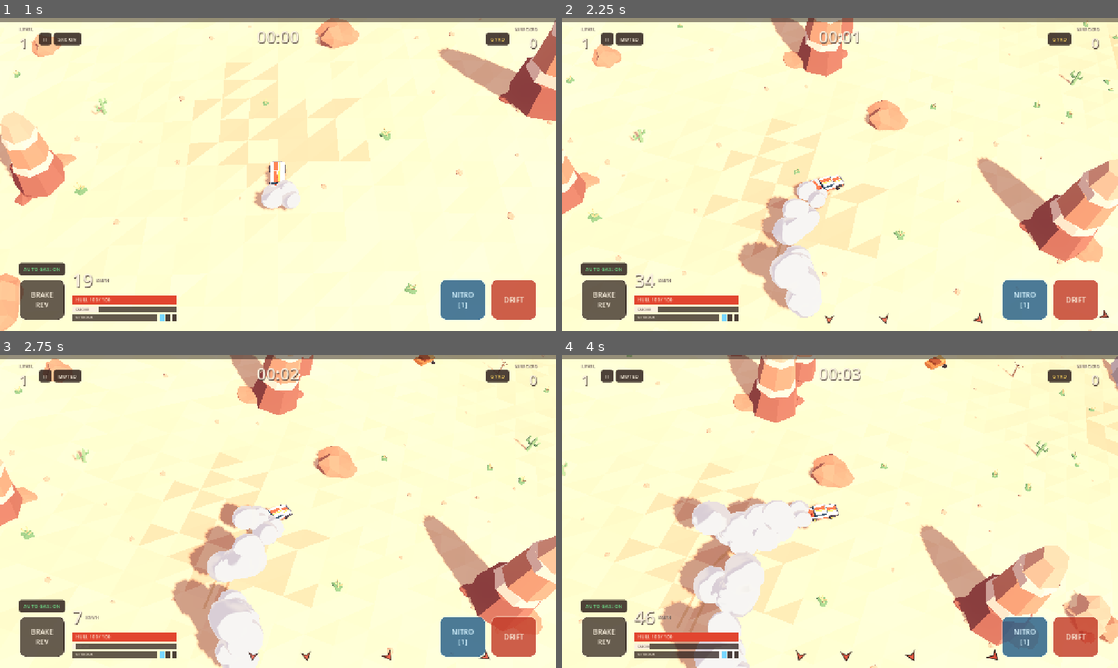
Above: before the commit, frames 1-4 (two rows, left to right).
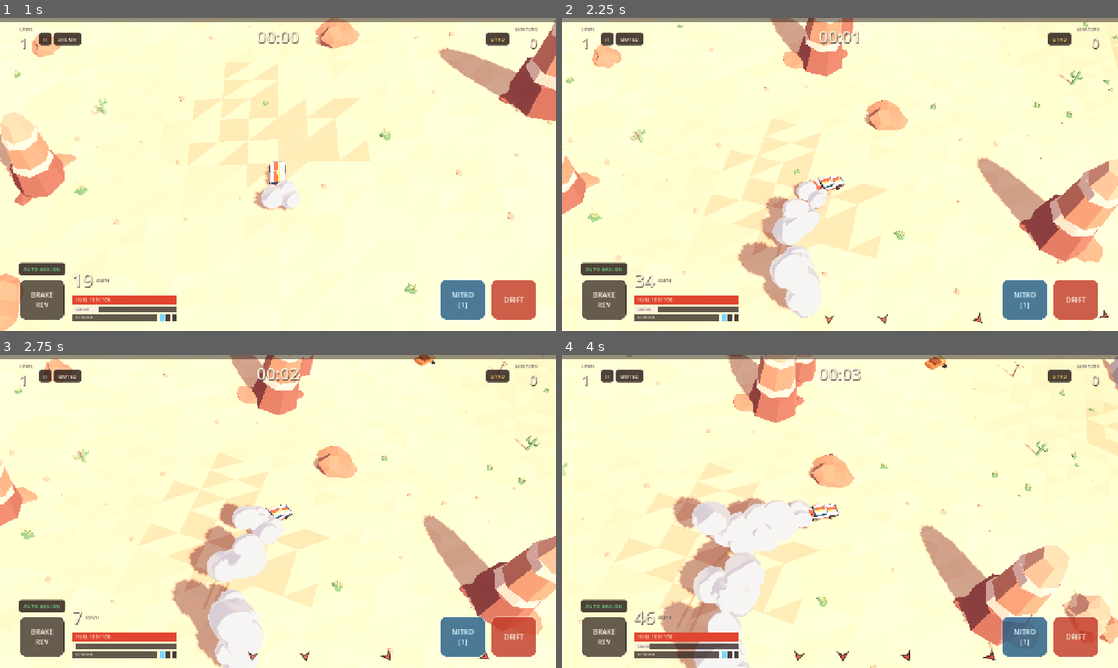
Above: after the commit, the same moments.

Repository: chikcne/driftguy
Game: Godot game, scene res://scenes/main.tscn
The game is run twice, just before and just after one commit, with the same random seed, the same clock (stepped at 60 frames per second) and the same inputs.
Inputs (mouse positions are in pixels of both pictures, inside the frame that each line leads up to):
- Up to frame 1 (1 s): click "TAP OR PRESS ENTER TO DRIVE" at 0.5 s
- Up to frame 2 (2.25 s): tap Enter at 1.25 s; move the mouse to (962, 158) at 1.27 s; hold D 1.28-2.03 s; tap M at 1.35 s; tap Space at 1.52 s; move the mouse to (728, 190) at 2.02 s; hold S from 2.03 s (still down); tap R at 2.1 s
- Up to frame 3 (2.75 s): keep holding S; tap Space at 2.27 s
- Up to frame 4 (4 s): move the mouse to (895, 442) at 2.77 s; release S at 2.78 s; hold D 2.78-3.53 s; tap Enter at 2.85 s; move the mouse to (812, 574) at 3.52 s; hold W from 3.53 s (still down); tap Keypad Enter at 3.6 s; tap Space at 3.77 s

Frame 1 is identical in both runs. In frame 2, less than 0.1% of the frame differs, in the area x 47-98%, y 94-98%; in frame 3, less than 0.1%; in frame 4, 0.3%, in the area x 25-79%, y 46-99%.

Commit message:
Replace biker flails with fixed spiked-bat swings

Diff:
--- a/godot-proto/scripts/enemies.gd
+++ b/godot-proto/scripts/enemies.gd
@@ -30,11 +30,11 @@
 const AI_CHARGE := 1
 const AI_RECOVER := 2
 
-# Biker flail states
-const FLAIL_IDLE := 0
-const FLAIL_WINDUP := 1
-const FLAIL_STRIKE := 2
-const FLAIL_FOLLOW := 3
+# Biker bat states
+const BAT_IDLE := 0
+const BAT_WINDUP := 1
+const BAT_SWING := 2
+const BAT_FOLLOW := 3
 
 # Player OBB & momentum collision tuning
 const PLAYER_HALF_LENGTH := 2.15
@@ -48,17 +48,18 @@
 const FACE_VULN_REAR := 1.15
 const BIKE_LETHAL_CRASH_SPEED := 9.0
 
-# Biker swoop & flail tuning
-const FLAIL_WINDUP_SECONDS := 0.45
-const FLAIL_MIN_WINDUP := 0.24
-const FLAIL_STRIKE_SECONDS := 0.22
-const FLAIL_FOLLOW_SECONDS := 0.25
-const FLAIL_COOLDOWN_SECONDS := 1.8
-const FLAIL_TRIGGER_DIST := 8.5
-const FLAIL_REACH := 3.4
-const FLAIL_PASS_OFFSET := 2.65
-const FLAIL_DAMAGE := 6.5
-const FLAIL_SPIN_SPEED := 19.0
+# Biker swoop & fixed spiked-bat swing tuning
+const BAT_WINDUP_SECONDS := 0.34
+const BAT_SWING_SECONDS := 0.22
+const BAT_FOLLOW_SECONDS := 0.26
+const BAT_COOLDOWN_SECONDS := 1.65
+const BAT_TRIGGER_LATERAL := 3.6
+const BAT_TRIGGER_ALONG_MIN := -5.5
+const BAT_TRIGGER_ALONG_MAX := 1.2
+const BAT_PASS_OFFSET := 2.35
+const BAT_SWING_REACH := 1.75
+const BAT_HIT_RADIUS := 0.85
+const BAT_DAMAGE := 6.5
 const BLAST_KNOCK := 11.0
 const KNOCK_FADE := 5.0
 const BLIND_RISE := 4.0
@@ -208,12 +209,11 @@
 	var ai_state: int = AI_SETUP
 	var ai_timer: float = 0.0
 	var ai_side: float = 1.0
-	var flail_state: int = FLAIL_IDLE
-	var flail_timer: float = 0.0
-	var flail_cooldown: float = 0.0
-	var flail_phase: float = 0.0
-	var flail_side: float = 1.0
-	var flail_hit_done: bool = false
+	var bat_state: int = BAT_IDLE
+	var bat_timer: float = 0.0
+	var bat_cooldown: float = 0.0
+	var bat_side: float = 1.0
+	var bat_hit_done: bool = false
 
 
 class Threat:
@@ -526,7 +526,7 @@
 var _batches: Dictionary = {} # String -> SimMath.InstanceBatch
 var _riders: SimMath.InstanceBatch
 var _arms: SimMath.InstanceBatch
-var _flails: SimMath.InstanceBatch
+var _bats: SimMath.InstanceBatch
 var _sample := SmokeSystem.SmokeSample.new()
 var _contact := World.Contact.new()
 var _shove := LooseSystem.ShoveResult.new()
@@ -537,7 +537,7 @@
 	# Positional args: kind, radius, hp, speed, accel, turn, grip, damage, scrap, half_length, half_width, mass, sway, wreck_seconds, wreck_spin,
 	#                  front_armor, side_armor, rear_armor, front_bonus, side_bonus, rear_bonus, ram_arc
 	specs = {
-		"bike": EnemySpec.new("bike", 0.95, 8.0, 30.0, 16.0, 2.8, 3.6, FLAIL_DAMAGE, 1.0, 0.9, 0.4, 0.2, 1.0, 0.9, 4.5, 0.0, 0.0, 0.0, 0.0, 0.0, 0.0, 11.0),
+		"bike": EnemySpec.new("bike", 0.95, 8.0, 30.0, 16.0, 2.8, 3.6, BAT_DAMAGE, 1.0, 0.9, 0.4, 0.2, 1.0, 0.9, 4.5, 0.0, 0.0, 0.0, 0.0, 0.0, 0.0, 11.0),
 		"buggy": EnemySpec.new("buggy", 1.55, 26.0, 26.0, 12.0, 2.1, 2.6, 7.0, 2.0, 1.5, 0.95, 0.6, 0.85, 1.25, 4.6, 18.0, 0.0, 0.0, 10.0, 0.0, 0.0, 14.0),
 		"truck": EnemySpec.new("truck", 2.4, 110.0, 19.0, 7.0, 1.2, 2.0, 18.0, 7.0, 2.8, 1.2, 1.5, 0.5, 1.6, 2.4, 28.0, 6.0, 0.0, 16.0, 2.0, 0.0, 22.0),
 		"interceptor": EnemySpec.new("interceptor", 1.7, 60.0, 35.0, 15.0, 1.9, 2.2, 14.0, 4.0, 2.2, 1.0, 0.9, 0.75, 1.35, 4.0, 20.0, 0.0, 0.0, 14.0, 0.0, 0.0, 16.0),
@@ -563,7 +563,7 @@
 	var rider_models := Models.build_rider_models()
 	_riders = SimMath.InstanceBatch.new(self, rider_models["body"], enemy_mat, MAX_ENEMIES, false, true, "EnemyRiders")
 	_arms = SimMath.InstanceBatch.new(self, rider_models["arm"], enemy_mat, MAX_ENEMIES * 2, false, true, "EnemyRiderArms")
-	_flails = SimMath.InstanceBatch.new(self, rider_models["flail"], enemy_mat, MAX_ENEMIES, false, true, "EnemyRiderFlails")
+	_bats = SimMath.InstanceBatch.new(self, rider_models["bat"], enemy_mat, MAX_ENEMIES, false, true, "EnemyRiderBats")
 
 
 func clear() -> void:
@@ -603,7 +603,7 @@
 	e.dust_timer = randf() * DUST_INTERVAL
 	e.flank = SimMath.rand_signed(1.0)
 	e.ai_side = -1.0 if randf() < 0.5 else 1.0
-	e.flail_side = e.ai_side
+	e.bat_side = -e.ai_side
 	e.sway_phase = randf() * TAU
 	e.sway_rate = randf_range(SWAY_RATE_MIN, SWAY_RATE_MAX)
 	active.append(e)
@@ -721,7 +721,7 @@
 		world.shove(enemy, spec.radius, spec.mass, _shove)
 		_collide_with_car(enemy, car, stats, damage_scale, on_player_hit, on_bump, false)
 		if spec.kind == "bike":
-			_update_biker_flail(enemy, dt, car, stats, damage_scale, on_player_hit, on_bump)
+			_update_biker_bat(enemy, dt, car, stats, damage_scale, on_player_hit, on_bump)
 
 		enemy.dust_timer -= dt
 		if enemy.dust_timer <= 0.0:
@@ -887,7 +887,7 @@
 		batch.begin()
 	_riders.begin()
 	_arms.begin()
-	_flails.begin()
+	_bats.begin()
 	for enemy in active:
 		_draw_enemy(enemy, time_s)
 	for enemy in wrecks:
@@ -896,7 +896,7 @@
 		batch.commit()
 	_riders.commit()
 	_arms.commit()
-	_flails.commit()
+	_bats.commit()
 
 
 func _draw_enemy(enemy: Enemy, time_s: float) -> void:
@@ -921,9 +921,21 @@
 	var seat_yaw := sin(wiggle * 0.73) * RIDER_WIGGLE_YAW * blind
 	var seat_pitch := RIDER_RECOIL * blind
 	var seat_roll := sin(wiggle) * RIDER_WIGGLE_ROLL * blind
-	if enemy.flail_state == FLAIL_STRIKE and blind < 0.45:
-		seat_yaw += enemy.flail_side * 0.35
-		seat_roll += enemy.flail_side * 0.18
+
+	var weapon_side := enemy.bat_side
+	if blind < 0.45:
+		match enemy.bat_state:
+			BAT_WINDUP:
+				var u := SimMath.smoothstep_f(0.0, 1.0, 1.0 - clampf(enemy.bat_timer / BAT_WINDUP_SECONDS, 0.0, 1.0))
+				seat_yaw -= weapon_side * 0.28 * u
+			BAT_SWING:
+				var s := SimMath.smoothstep_f(0.0, 1.0, 1.0 - clampf(enemy.bat_timer / BAT_SWING_SECONDS, 0.0, 1.0))
+				seat_yaw += weapon_side * lerpf(-0.28, 0.38, s)
+				seat_roll += weapon_side * sin(s * PI) * 0.2
+			BAT_FOLLOW:
+				var f := clampf(enemy.bat_timer / BAT_FOLLOW_SECONDS, 0.0, 1.0)
+				seat_yaw += weapon_side * 0.38 * f
+
 	var seat := _riders.push_under(
 		mount,
 		Models.RIDER_SEAT.x, Models.RIDER_SEAT.y, Models.RIDER_SEAT.z,
@@ -931,33 +943,48 @@
 		1.0, 1.0, 1.0,
 	)
 
-	var weapon_side := enemy.flail_side
 	for side: float in [-1.0, 1.0]:
 		var arm_yaw := side * lerpf(ARM_GRIP_YAW, ARM_COVER_YAW, blind)
 		var arm_pitch := lerpf(ARM_GRIP_PITCH, ARM_COVER_PITCH, blind) + (sin(wiggle * 1.7 + side) * ARM_RUB - side * 0.07) * blind
 		var arm_len := lerpf(ARM_GRIP_LENGTH, ARM_COVER_LENGTH, blind)
 		var is_weapon_arm := (side * weapon_side > 0.0) and blind < 0.45
 
-		if is_weapon_arm and enemy.flail_state != FLAIL_IDLE:
-			match enemy.flail_state:
-				FLAIL_WINDUP:
-					# Raise arm overhead while whirling the flail
-					arm_yaw = side * 0.35
-					arm_pitch = -1.35
+		var bat_yaw := side * 0.15
+		var bat_pitch := -0.95
+
+		if is_weapon_arm:
+			match enemy.bat_state:
+				BAT_IDLE:
+					# Casual ready carry off the grip, bat angled up-back over shoulder
+					arm_yaw = side * 0.55
+					arm_pitch = 0.25
+					arm_len = 1.0
+					bat_yaw = side * 0.15
+					bat_pitch = -0.95
+				BAT_WINDUP:
+					# Fixed wind-up: cock arm and bat back behind the shoulder
+					var u := SimMath.smoothstep_f(0.0, 1.0, 1.0 - clampf(enemy.bat_timer / BAT_WINDUP_SECONDS, 0.0, 1.0))
+					arm_yaw = side * lerpf(0.55, 2.25, u)
+					arm_pitch = lerpf(0.25, -0.30, u)
 					arm_len = 1.05
-				FLAIL_STRIKE:
-					# Whip arm outward toward the player car
-					var t := 1.0 - clampf(enemy.flail_timer / FLAIL_STRIKE_SECONDS, 0.0, 1.0)
-					var swing := sin(t * PI)
-					arm_yaw = side * lerpf(0.5, 1.55, swing)
-					arm_pitch = lerpf(-0.9, 0.2, swing)
+					bat_yaw = side * lerpf(0.15, 0.45, u)
+					bat_pitch = lerpf(-0.95, -0.20, u)
+				BAT_SWING:
+					# Fixed horizontal baseball-bat swing arc from rear-side to front-side
+					var s := SimMath.smoothstep_f(0.0, 1.0, 1.0 - clampf(enemy.bat_timer / BAT_SWING_SECONDS, 0.0, 1.0))
+					arm_yaw = side * lerpf(2.25, 0.30, s)
+					arm_pitch = lerpf(-0.25, 0.12, s)
 					arm_len = 1.15
-				FLAIL_FOLLOW:
-					# Recover back toward handlebar grip
-					var t := clampf(enemy.flail_timer / FLAIL_FOLLOW_SECONDS, 0.0, 1.0)
-					arm_yaw = side * lerpf(ARM_GRIP_YAW, 0.9, t)
-					arm_pitch = lerpf(ARM_GRIP_PITCH, 0.1, t)
-					arm_len = lerpf(ARM_GRIP_LENGTH, 1.05, t)
+					bat_yaw = side * lerpf(0.45, -0.25, s)
+					bat_pitch = 0.05
+				BAT_FOLLOW:
+					# Smooth follow-through returning to ready carry
+					var f := clampf(enemy.bat_timer / BAT_FOLLOW_SECONDS, 0.0, 1.0)
+					arm_yaw = side * lerpf(0.55, 0.30, f)
+					arm_pitch = lerpf(0.25, 0.12, f)
+					arm_len = lerpf(1.0, 1.15, f)
+					bat_yaw = side * lerpf(0.15, -0.25, f)
+					bat_pitch = lerpf(-0.95, 0.05, f)
 
 		var arm_xform := _arms.push_under(
 			seat,
@@ -967,30 +994,11 @@
 		)
 
 		if side * weapon_side > 0.0:
-			var flail_yaw := 0.0
-			var flail_pitch := 0.0
-			var flail_roll := 0.0
-			var flail_scale := 1.0
-			if blind >= 0.45 or enemy.flail_state == FLAIL_IDLE:
-				# Stowed / trailing loosely at the rider's side
-				flail_yaw = side * 0.6
-				flail_pitch = 1.15
-				flail_scale = 0.85
-			elif enemy.flail_state == FLAIL_WINDUP:
-				# Spin rapidly overhead in a wide circle
-				flail_yaw = enemy.flail_phase * side
-				flail_pitch = 1.35
-				flail_roll = 0.0
-			elif enemy.flail_state == FLAIL_STRIKE:
-				# Extended straight out from the whipping arm
-				flail_yaw = 0.0
-				flail_pitch = 0.0
-				flail_scale = 1.15
-			else:
-				# Follow-through droop
-				flail_yaw = side * 0.3
-				flail_pitch = 0.7
-			_flails.push_under(arm_xform, 0.0, 0.0, 0.72, flail_yaw, flail_pitch, flail_roll, flail_scale, flail_scale, flail_scale)
+			var bat_scale := 0.85 if blind >= 0.45 else 1.05
+			if blind >= 0.45:
+				bat_yaw = side * 0.4
+				bat_pitch = 0.9
+			_bats.push_under(arm_xform, 0.0, 0.0, 0.72, bat_yaw, bat_pitch, 0.0, bat_scale, bat_scale, bat_scale)
 
 
 func _draw_wreck(enemy: Enemy, time_s: float) -> void:
@@ -1117,20 +1125,21 @@
 		AI_SETUP:
 			if absf(across) > 2.5:
 				enemy.ai_side = signf(across)
-			# Approach from behind/beside the player's flank to set up a drive-by swoop
-			target_x = pred_x + prx * (enemy.ai_side * 7.5) - pfx * 4.5
-			target_z = pred_z + prz * (enemy.ai_side * 7.5) - pfz * 4.5
-			if distance < 14.5 or enemy.ai_timer > 3.5:
+			# Stage behind and offset from the player's flank so the biker enters parallel for a bat pass
+			target_x = pred_x + prx * (enemy.ai_side * 6.5) - pfx * 6.5
+			target_z = pred_z + prz * (enemy.ai_side * 6.5) - pfz * 6.5
+			if (distance < 13.5 and along < 1.0) or enemy.ai_timer > 3.5:
 				enemy.ai_state = AI_CHARGE
 				enemy.ai_timer = 0.0
 
 		AI_CHARGE:
-			# Swoop parallel past the player's flank at flail reach without ramming into the body
-			var pass_dist := FLAIL_PASS_OFFSET + PLAYER_HALF_WIDTH * 0.3
-			target_x = pred_x + prx * (enemy.ai_side * pass_dist) + pfx * 6.5
-			target_z = pred_z + prz * (enemy.ai_side * pass_dist) + pfz * 6.5
-			speed_mult = 1.08
-			if along > 5.5 or enemy.ai_timer > 2.6:
+			# Line up tightly parallel to the player's flank so the fixed bat swing sweeps the car door
+			target_x = pred_x + prx * (enemy.ai_side * BAT_PASS_OFFSET) + pfx * 5.5
+			target_z = pred_z + prz * (enemy.ai_side * BAT_PASS_OFFSET) + pfz * 5.5
+			# Pace slightly faster than the player during the pass so the swing lands cleanly
+			var desired_spd := maxf(spec.speed * 0.85, car.speed + 6.0)
+			speed_mult = clampf(desired_spd / spec.speed, 0.75, 1.12)
+			if along > 5.0 or enemy.ai_timer > 2.8:
 				enemy.ai_state = AI_RECOVER
 				enemy.ai_timer = 0.0
 
@@ -1195,7 +1204,7 @@
 	return sqrt(df * df + dr * dr)
 
 
-func _update_biker_flail(
+func _update_biker_bat(
 	enemy: Enemy,
 	dt: float,
 	car: CarBody,
@@ -1204,62 +1213,77 @@
 	on_player_hit: Callable,
 	on_bump: Callable,
 ) -> void:
-	enemy.flail_cooldown = maxf(0.0, enemy.flail_cooldown - dt)
+	enemy.bat_cooldown = maxf(0.0, enemy.bat_cooldown - dt)
 	if enemy.blind >= 0.45:
-		enemy.flail_state = FLAIL_IDLE
-		enemy.flail_timer = 0.0
+		enemy.bat_state = BAT_IDLE
+		enemy.bat_timer = 0.0
 		return
 
 	var bfx := sin(enemy.heading)
 	var bfz := cos(enemy.heading)
 	var brx := bfz
 	var brz := -bfx
-	var to_car_x := car.x - enemy.x
-	var to_car_z := car.z - enemy.z
-	var side_dot := to_car_x * brx + to_car_z * brz
-	if absf(side_dot) > 0.25 and enemy.flail_state != FLAIL_STRIKE:
-		enemy.flail_side = signf(side_dot)
-
-	var surface_dist := _dist_to_player_obb(enemy.x, enemy.z, car, stats)
-
-	match enemy.flail_state:
-		FLAIL_IDLE:
-			if enemy.flail_cooldown <= 0.0 and surface_dist <= FLAIL_TRIGGER_DIST and enemy.ai_state != AI_RECOVER:
-				enemy.flail_state = FLAIL_WINDUP
-				enemy.flail_timer = FLAIL_WINDUP_SECONDS
-				enemy.flail_phase = 0.0
-				enemy.flail_hit_done = false
-
-		FLAIL_WINDUP:
-			enemy.flail_timer -= dt
-			enemy.flail_phase += FLAIL_SPIN_SPEED * dt
-			var elapsed := FLAIL_WINDUP_SECONDS - enemy.flail_timer
-			if enemy.flail_timer <= 0.0 or (elapsed >= FLAIL_MIN_WINDUP and surface_dist <= FLAIL_REACH):
-				enemy.flail_state = FLAIL_STRIKE
-				enemy.flail_timer = FLAIL_STRIKE_SECONDS
-				enemy.flail_hit_done = false
-			elif surface_dist > FLAIL_TRIGGER_DIST + 4.0:
-				enemy.flail_state = FLAIL_IDLE
-
-		FLAIL_STRIKE:
-			enemy.flail_timer -= dt
-			if not enemy.flail_hit_done and surface_dist <= FLAIL_REACH:
-				enemy.flail_hit_done = true
-				on_player_hit.call(enemy, enemy.spec.damage * damage_scale, 14.0)
-				if on_bump.is_valid():
-					on_bump.call(enemy, 0.45)
-			if enemy.flail_timer <= 0.0:
-				enemy.flail_state = FLAIL_FOLLOW
-				enemy.flail_timer = FLAIL_FOLLOW_SECONDS
-				enemy.flail_cooldown = FLAIL_COOLDOWN_SECONDS
-				# Peel away after the drive-by strike
+
+	match enemy.bat_state:
+		BAT_IDLE:
+			# Keep bat carried on the side facing the player while lining up
+			var to_car_x := car.x - enemy.x
+			var to_car_z := car.z - enemy.z
+			var side_dot := to_car_x * brx + to_car_z * brz
+			if absf(side_dot) > 0.25:
+				enemy.bat_side = signf(side_dot)
+			if enemy.bat_cooldown > 0.0 or enemy.ai_state == AI_RECOVER:
+				return
+			# Start the fixed wind-up once positioned alongside/just behind the player's flank
+			var pfx := sin(car.heading)
+			var pfz := cos(car.heading)
+			var prx := pfz
+			var prz := -pfx
+			var rel_x := enemy.x - car.x
+			var rel_z := enemy.z - car.z
+			var along := rel_x * pfx + rel_z * pfz
+			var across := absf(rel_x * prx + rel_z * prz)
+			if across <= BAT_TRIGGER_LATERAL and along >= BAT_TRIGGER_ALONG_MIN and along <= BAT_TRIGGER_ALONG_MAX:
+				# Lock bat_side for the entire fixed windup + swing (no mid-swing seeking)
+				enemy.bat_side = signf(side_dot) if absf(side_dot) > 0.1 else -enemy.ai_side
+				enemy.bat_state = BAT_WINDUP
+				enemy.bat_timer = BAT_WINDUP_SECONDS
+				enemy.bat_hit_done = false
+
+		BAT_WINDUP:
+			enemy.bat_timer -= dt
+			if enemy.bat_timer <= 0.0:
+				enemy.bat_state = BAT_SWING
+				enemy.bat_timer = BAT_SWING_SECONDS
+				enemy.bat_hit_done = false
+
+		BAT_SWING:
+			enemy.bat_timer -= dt
+			if not enemy.bat_hit_done:
+				# Fixed swing arc in bike-local frame: sweeps from rear-side (2.25 rad) to front-side (0.30 rad)
+				var s := SimMath.smoothstep_f(0.0, 1.0, 1.0 - clampf(enemy.bat_timer / BAT_SWING_SECONDS, 0.0, 1.0))
+				var arc_angle := enemy.bat_side * lerpf(2.25, 0.30, s)
+				var local_side := sin(arc_angle) * BAT_SWING_REACH
+				var local_fwd := cos(arc_angle) * BAT_SWING_REACH
+				var tip_x := enemy.x + brx * local_side + bfx * local_fwd
+				var tip_z := enemy.z + brz * local_side + bfz * local_fwd
+				if _dist_to_player_obb(tip_x, tip_z, car, stats) <= BAT_HIT_RADIUS:
+					enemy.bat_hit_done = true
+					on_player_hit.call(enemy, enemy.spec.damage * damage_scale, 14.0)
+					if on_bump.is_valid():
+						on_bump.call(enemy, 0.45)
+			if enemy.bat_timer <= 0.0:
+				enemy.bat_state = BAT_FOLLOW
+				enemy.bat_timer = BAT_FOLLOW_SECONDS
+				enemy.bat_cooldown = BAT_COOLDOWN_SECONDS
+				# Peel away after completing the fixed drive-by swing
 				enemy.ai_state = AI_RECOVER
 				enemy.ai_timer = 0.0
 
-		FLAIL_FOLLOW:
-			enemy.flail_timer -= dt
-			if enemy.flail_timer <= 0.0:
-				enemy.flail_state = FLAIL_IDLE
+		BAT_FOLLOW:
+			enemy.bat_timer -= dt
+			if enemy.bat_timer <= 0.0:
+				enemy.bat_state = BAT_IDLE
 
 
 static func _face_vuln(face: int) -> float:
--- a/godot-proto/scripts/models.gd
+++ b/godot-proto/scripts/models.gd
@@ -35,22 +35,20 @@
 		.box(Vector3(0.16, 0.16, 0.16), Vector3(0.0, 0.0, 0.72), Palette.RAIDER_BONE) \
 		.build()
 
-	# Spiked chain flail held in the biker's hand (origin at grip, extends along +Z)
-	kit \
-		.cylinder(0.08, 0.08, 0.36, 6, Vector3(0.0, 0.0, 0.16), Palette.RUST_DARK, Vector3(HALF_PI, 0.0, 0.0)) \
-		.box(Vector3(0.07, 0.07, 0.18), Vector3(0.0, 0.0, 0.44), Palette.METAL) \
-		.box(Vector3(0.07, 0.07, 0.18), Vector3(0.0, 0.0, 0.64), Palette.METAL_DARK) \
-		.box(Vector3(0.07, 0.07, 0.18), Vector3(0.0, 0.0, 0.84), Palette.METAL) \
-		.box(Vector3(0.07, 0.07, 0.18), Vector3(0.0, 0.0, 1.04), Palette.METAL_DARK) \
-		.blob(0.2, Vector3(0.0, 0.0, 1.26), Palette.METAL_DARK, Vector3.ONE, 0.08, 7, 1) \
-		.cylinder(0.0, 0.1, 0.22, 5, Vector3(0.0, 0.0, 1.48), Palette.RAIDER_BONE, Vector3(HALF_PI, 0.0, 0.0)) \
-		.cylinder(0.0, 0.1, 0.22, 5, Vector3(0.22, 0.0, 1.26), Palette.RAIDER_BONE, Vector3(0.0, 0.0, -HALF_PI)) \
-		.cylinder(0.0, 0.1, 0.22, 5, Vector3(-0.22, 0.0, 1.26), Palette.RAIDER_BONE, Vector3(0.0, 0.0, HALF_PI)) \
-		.cylinder(0.0, 0.1, 0.22, 5, Vector3(0.0, 0.22, 1.26), Palette.RAIDER_BONE, Vector3.ZERO) \
-		.cylinder(0.0, 0.1, 0.22, 5, Vector3(0.0, -0.22, 1.26), Palette.RAIDER_BONE, Vector3(PI, 0.0, 0.0))
-	var flail := kit.build()
-
-	return { "body": body, "arm": arm, "flail": flail }
+	# Spiked wooden baseball bat held in the biker's hand (origin at grip, extends along +Z)
+	kit \
+		.cylinder(0.08, 0.09, 0.36, 6, Vector3(0.0, 0.0, 0.16), Palette.RAIDER_BLACK, Vector3(HALF_PI, 0.0, 0.0)) \
+		.cylinder(0.11, 0.08, 0.32, 6, Vector3(0.0, 0.0, 0.48), Palette.DEAD_WOOD, Vector3(HALF_PI, 0.0, 0.0)) \
+		.cylinder(0.18, 0.11, 0.56, 7, Vector3(0.0, 0.0, 0.90), Palette.ROOT, Vector3(HALF_PI, 0.0, 0.0)) \
+		.cylinder(0.19, 0.19, 0.10, 7, Vector3(0.0, 0.0, 0.82), Palette.METAL_DARK, Vector3(HALF_PI, 0.0, 0.0)) \
+		.cylinder(0.0, 0.07, 0.24, 5, Vector3(0.16, 0.0, 0.94), Palette.RAIDER_BONE, Vector3(0.0, 0.0, -HALF_PI)) \
+		.cylinder(0.0, 0.07, 0.24, 5, Vector3(-0.16, 0.0, 1.06), Palette.RAIDER_BONE, Vector3(0.0, 0.0, HALF_PI)) \
+		.cylinder(0.0, 0.07, 0.24, 5, Vector3(0.0, 0.16, 1.00), Palette.RAIDER_BONE, Vector3.ZERO) \
+		.cylinder(0.0, 0.07, 0.24, 5, Vector3(0.0, -0.16, 1.12), Palette.RAIDER_BONE, Vector3(PI, 0.0, 0.0)) \
+		.cylinder(0.0, 0.08, 0.20, 5, Vector3(0.0, 0.0, 1.26), Palette.RAIDER_BONE, Vector3(HALF_PI, 0.0, 0.0))
+	var bat := kit.build()
+
+	return { "body": body, "arm": arm, "bat": bat }
 
 
 static func build_enemy_models() -> Dictionary:
